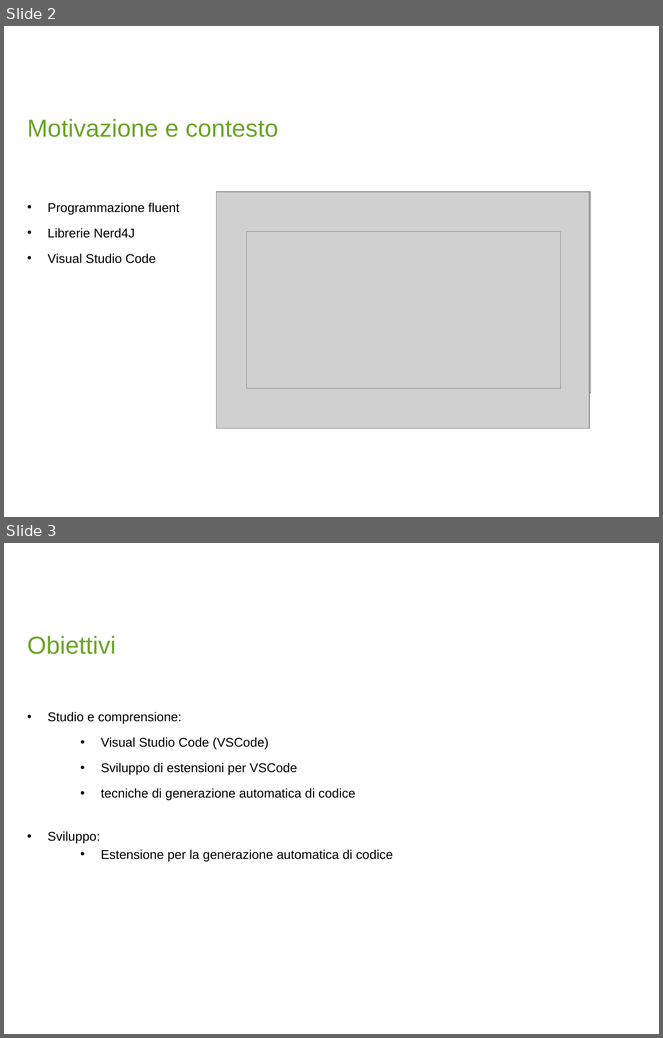
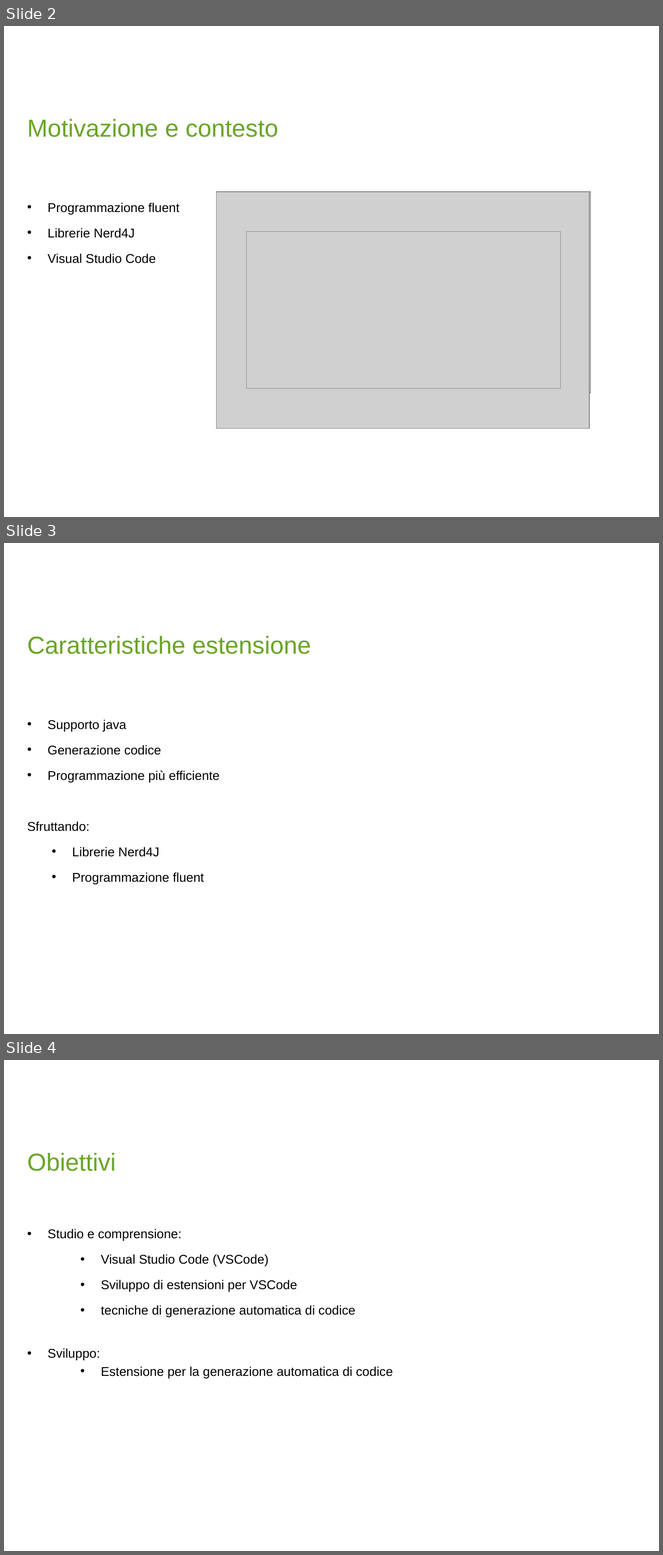
Before and after one commit to beffabryan/nerd4J-vscode-extension, a slide deck: pres_beffa.pptx. Shown one above the other, each under a label of ours: slides 2 and 3 before the commit, slides 2, 3 and 4 after it. The pictures are 663x1038 and 663x1555 pixels, drawn with LibreOffice and Linux fonts; fonts in the diff are those of the drawing; grey boxes stand for pictures; background and template pictures are left out. Boxes give left, top, right and bottom in pixels: in the first picture for what was removed or moved away, otherwise in the second. Text is boxed around its words. In the diff, an @@ line names an element or a change of style, - is before the commit and + after.

```diff
--- a/pres_beffa.pptx
+++ b/pres_beffa.pptx
@@ slide 3 added at [4,543,659,1034], background #FFFFFF @@
@@ text added at [27,636,311,654], 27 pt, text #69A526 @@
+Caratteristiche estensione
@@ text added at [27,720,220,885], 14 pt, text #000000 @@
+• Supporto java
+• Generazione codice
+• Programmazione più efficiente
+Sfruttando:
+  • Librerie Nerd4J
+  • Programmazione fluent
@@ what was slide 3 is now slide 4 @@
```
Also in this commit, not shown: 2 slides changed, 7 other files.
